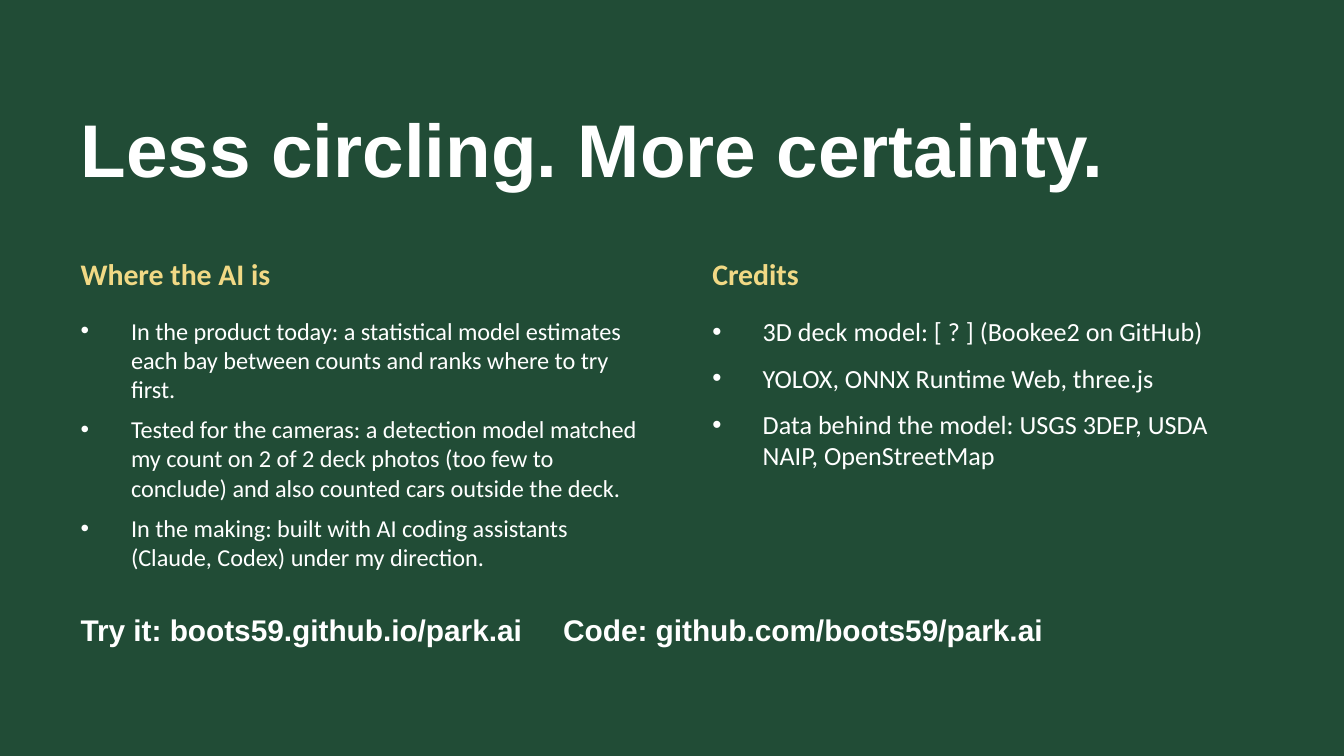
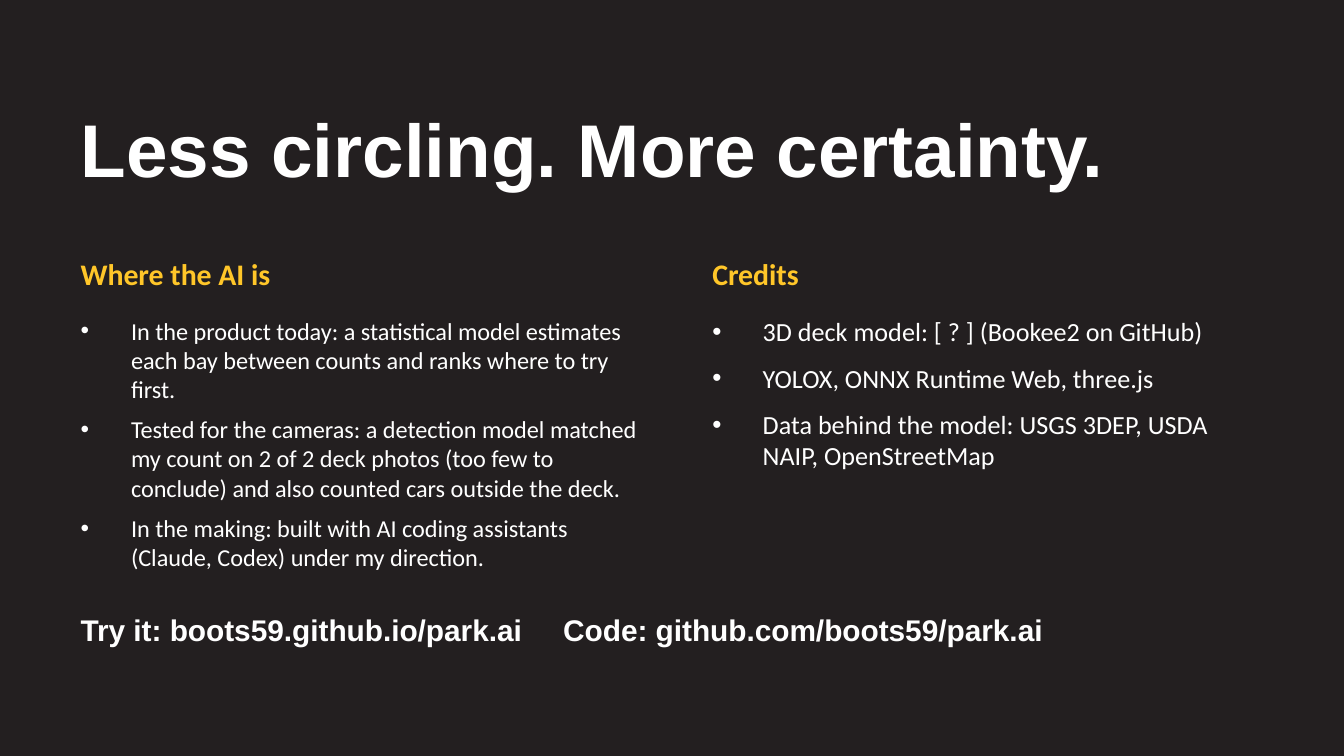
Before and after one commit to boots59/park.ai, a slide deck: slide 8 of submission/WEST-deck-pitch-DRAFT.pptx. Drawn at 1344x756 pixels with LibreOffice and Linux fonts; fonts in the diff are those of the drawing. Boxes give left, top, right and bottom in pixels: in the first picture for what was removed or moved away, otherwise in the second. Text is boxed around its words. In the diff, an @@ line names an element or a change of style, - is before the commit and + after.

```diff
--- a/submission/WEST-deck-pitch-DRAFT.pptx
+++ b/submission/WEST-deck-pitch-DRAFT.pptx
@@ background #214C36 to #231F20 @@
@@ text "Where the AI is" at [81, 264, 270, 286]: text colour #F1D985 to #FFC629 @@
@@ text "Credits" at [712, 264, 798, 286]: text colour #F1D985 to #FFC629 @@
```
Also in this commit, not shown: 7 other slides changed, 7 other files.
